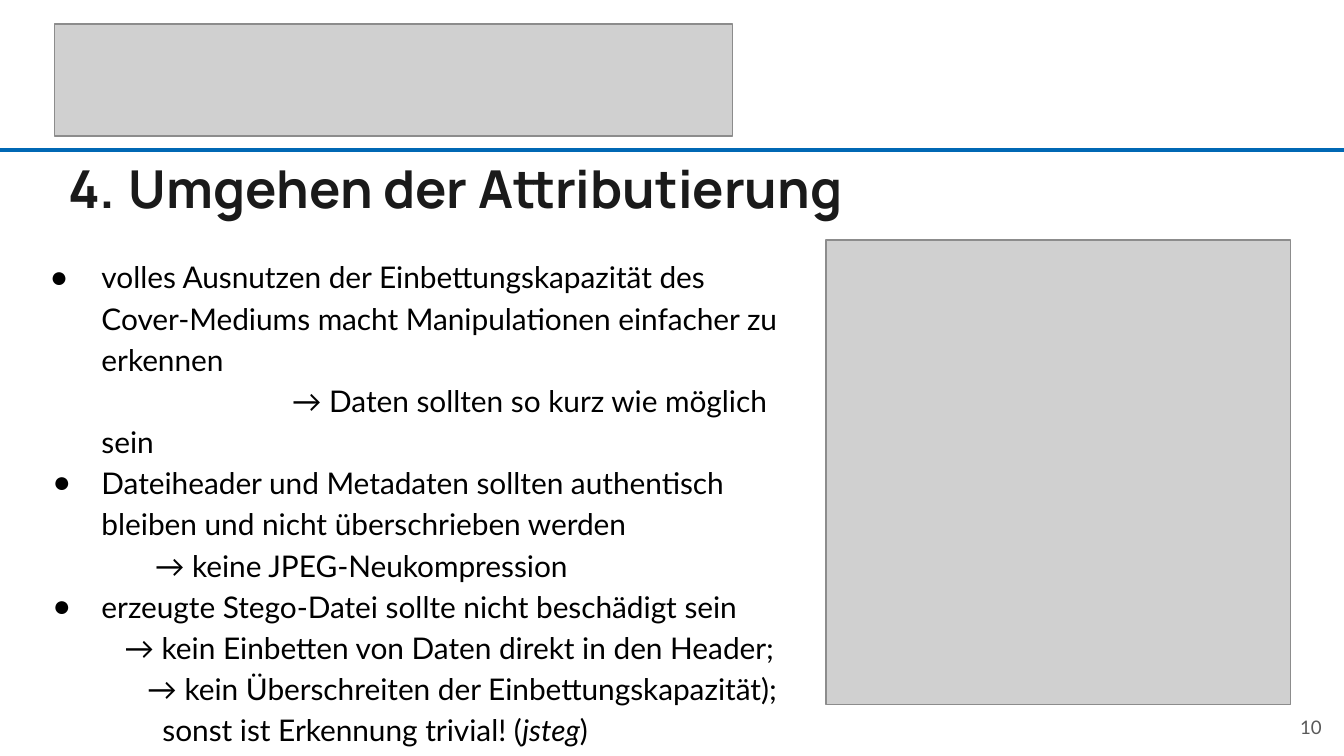
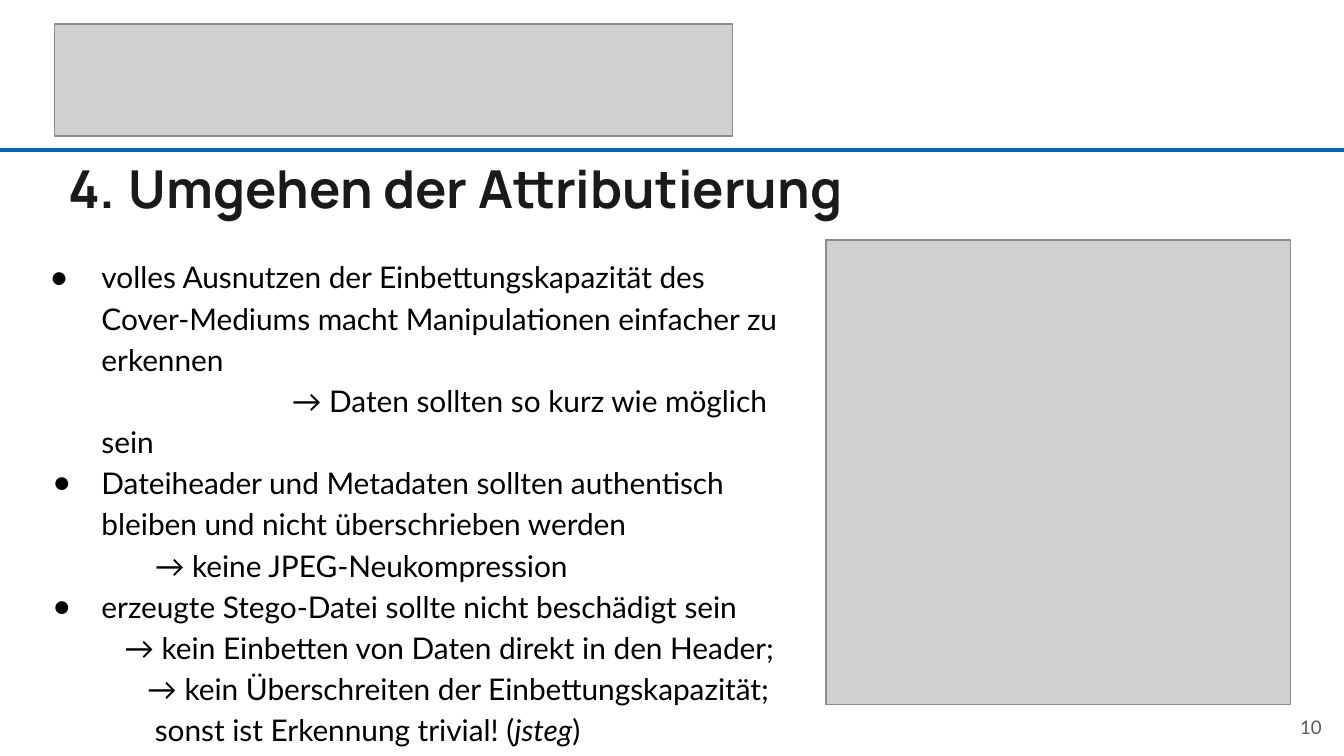
Before and after one commit to bh-8/amsl-it-security-projects, a slide deck: slide 10 of SMKITS5/docs/presentations/SMKITS-Presentation DR3.pptx. Drawn at 1344x756 pixels with LibreOffice and Linux fonts; fonts in the diff are those of the drawing; grey boxes stand for pictures. Boxes give left, top, right and bottom in pixels: in the first picture for what was removed or moved away, otherwise in the second. Text is boxed around its words. In the diff, an @@ line names an element or a change of style, - is before the commit and + after.

```diff
--- a/SMKITS5/docs/presentations/SMKITS-Presentation DR3.pptx
+++ b/SMKITS5/docs/presentations/SMKITS-Presentation DR3.pptx
@@ text at [101, 596, 774, 747]: text changed @@
-● erzeugte Stego-Datei sollte nicht beschädigt sein → kein Einbetten von Daten direkt in den Header; → kein Überschreiten der Einbettungskapazität); sonst ist Erkennung trivial! (jsteg)
+● erzeugte Stego-Datei sollte nicht beschädigt sein → kein Einbetten von Daten direkt in den Header; → kein Überschreiten der Einbettungskapazität; sonst ist Erkennung trivial! (jsteg)
```
Also in this commit, not shown: 1 other file.
